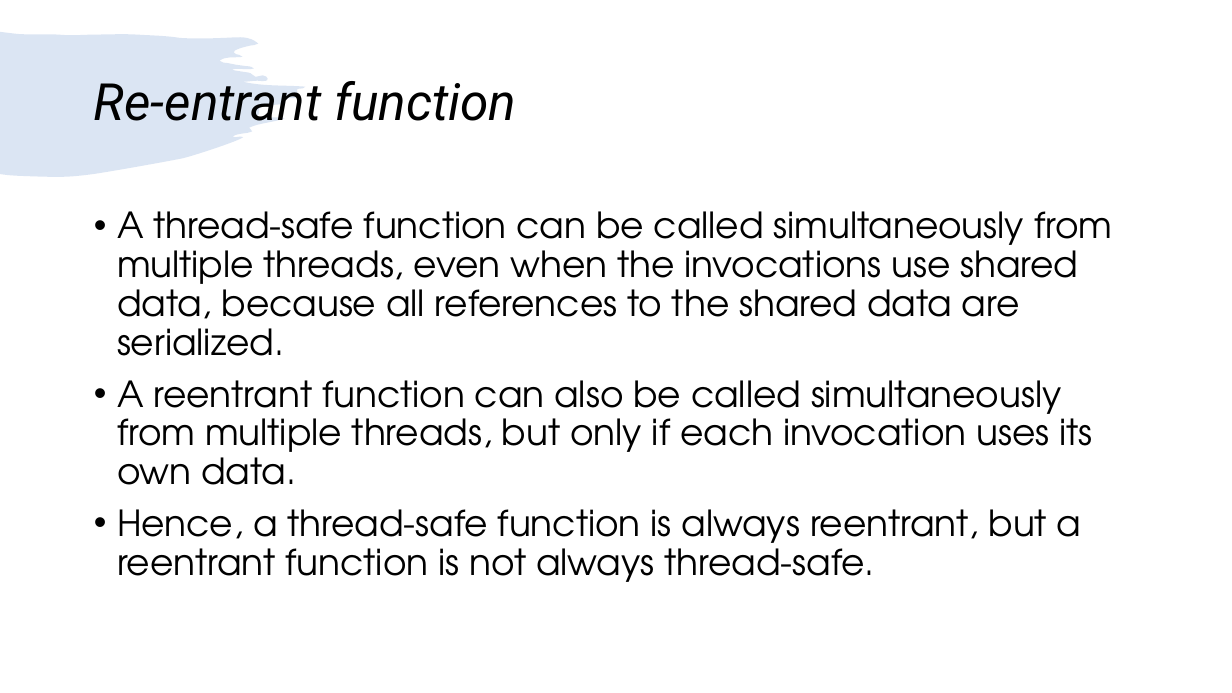
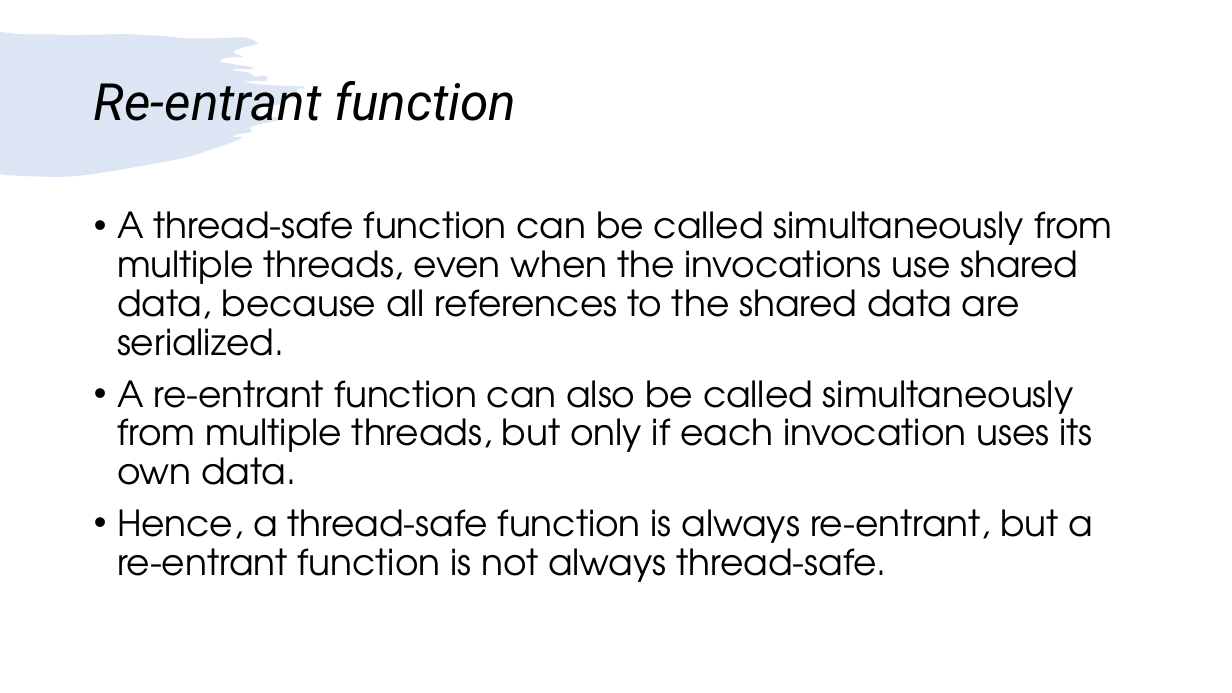
Before and after one commit to girishlande/CPlusPlus, a slide deck: slide 3 of learnings.pptx. Drawn at 1232x693 pixels with LibreOffice and Linux fonts; fonts in the diff are those of the drawing. Boxes give left, top, right and bottom in pixels: in the first picture for what was removed or moved away, otherwise in the second. Text is boxed around its words. In the diff, an @@ line names an element or a change of style, - is before the commit and + after.

Commit message:
Updated presentation

```diff
--- a/learnings.pptx
+++ b/learnings.pptx
@@ text at <box>117,380,1094,582</box>: text changed @@
-• A reentrant function can also be called simultaneously from multiple threads, but only if each invocation uses its own data.
-• Hence, a thread-safe function is always reentrant, but a reentrant function is not always thread-safe.
+• A re-entrant function can also be called simultaneously from multiple threads, but only if each invocation uses its own data.
+• Hence, a thread-safe function is always re-entrant, but a re-entrant function is not always thread-safe.
```
Also in this commit, not shown: 11 slides added, 12 other files.
